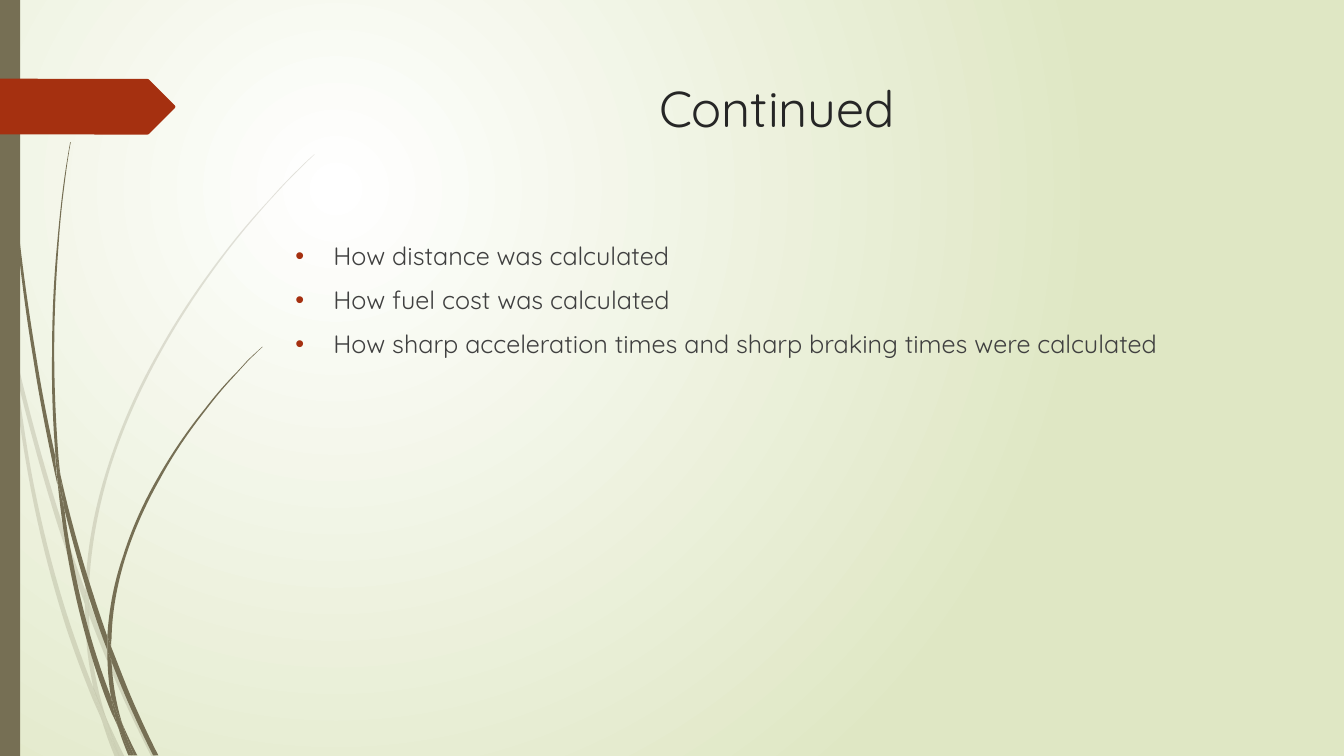
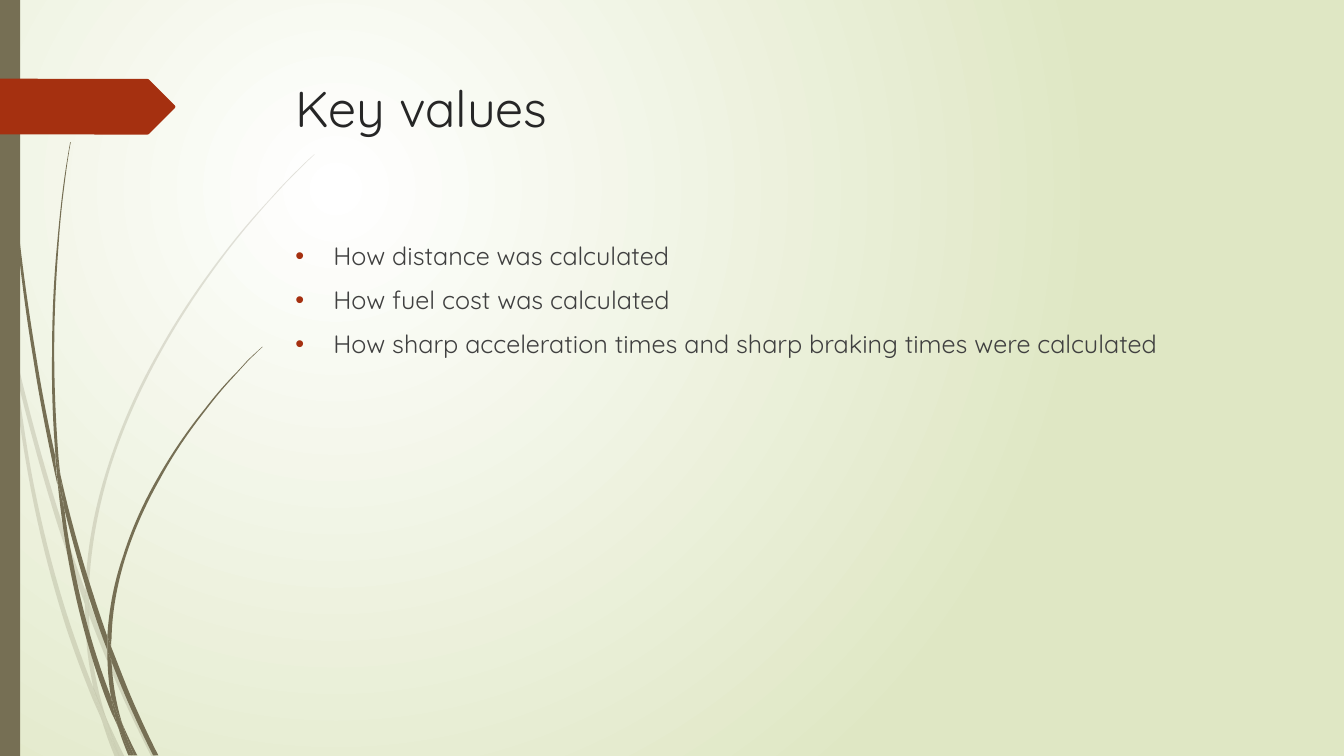
Before and after one commit to wangdezheng/RidingMechanic, a slide deck: slide 18 of Dezheng_Presentation.pptx (slide 13 before the commit). Drawn at 1344x756 pixels with LibreOffice and Linux fonts; fonts in the diff are those of the drawing. Boxes give left, top, right and bottom in pixels: in the first picture for what was removed or moved away, otherwise in the second. Text is boxed around its words. In the diff, an @@ line names an element or a change of style, - is before the commit and + after.

```diff
--- a/Dezheng_Presentation.pptx
+++ b/Dezheng_Presentation.pptx
@@ title at [296, 89, 548, 137]: text changed @@
-Continued
+Key values
```
Also in this commit, not shown: 12 other slides changed, 9 slides added, 7 slides removed, 1 other file.
